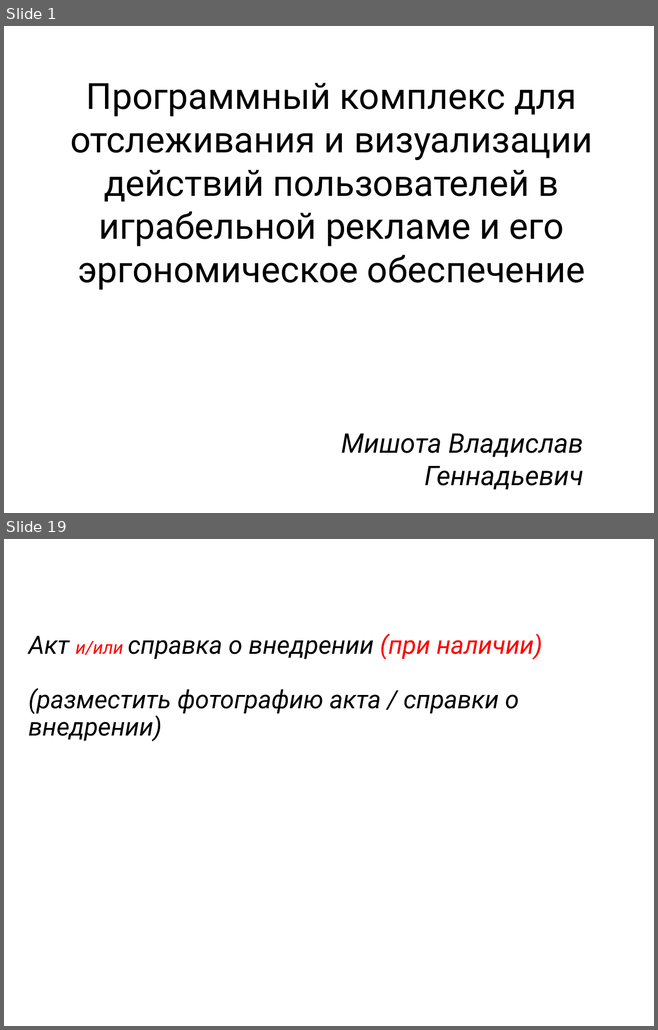
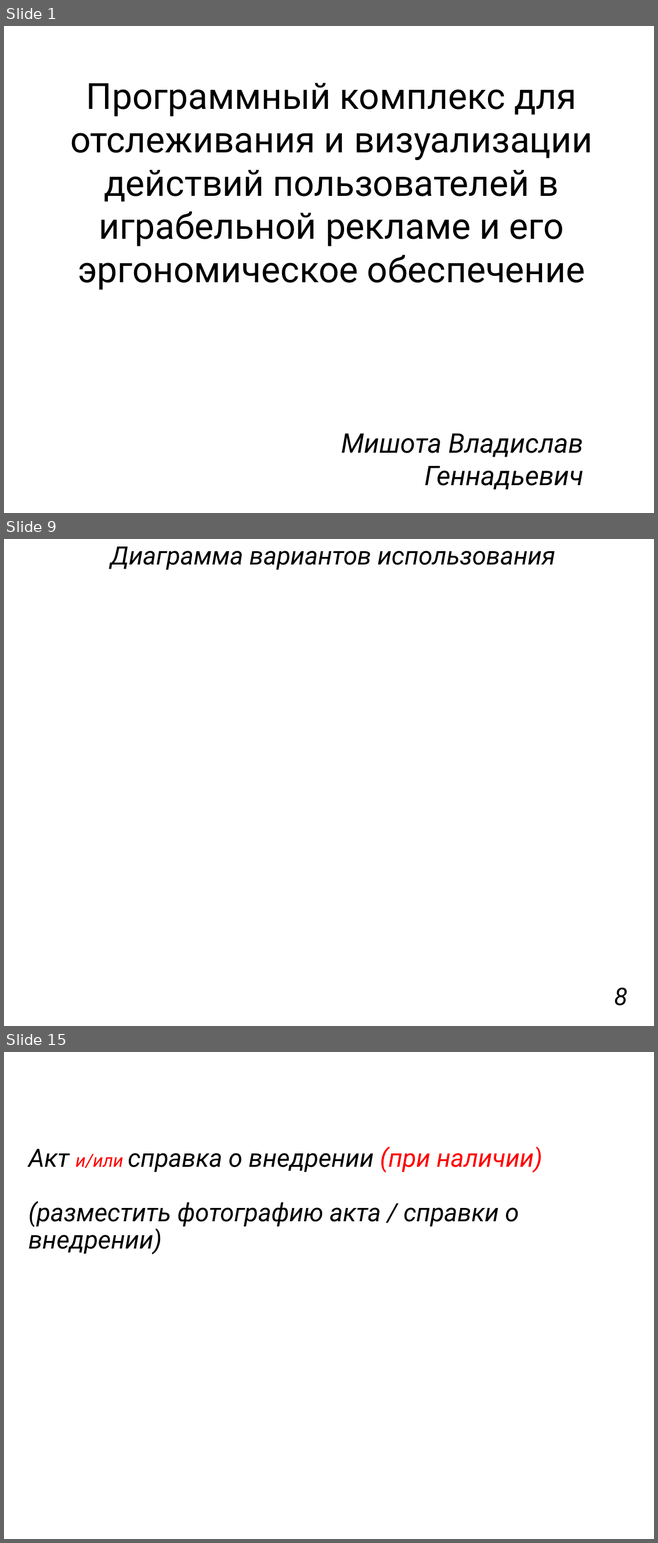
Before and after one commit to Vishota/diplom, a slide deck: презентация.pptx. Shown one above the other, each under a label of ours: slides 1 and 19 before the commit, slides 1, 9 and 15 after it; the slides between them are not shown. The pictures are 658x1030 and 658x1543 pixels, drawn with LibreOffice and Linux fonts; fonts in the diff are those of the drawing. Boxes give left, top, right and bottom in pixels: in the first picture for what was removed or moved away, otherwise in the second. Text is boxed around its words. In the diff, an @@ line names an element or a change of style, - is before the commit and + after.

```diff
--- a/презентация.pptx
+++ b/презентация.pptx
@@ slide 9 added at (4, 539, 654, 1026), background #FFFFFF @@
@@ text added at (110, 547, 555, 570), 28 pt, text #000000, italic @@
+Диаграмма вариантов использования
@@ text added at (614, 987, 627, 1006), 27 pt, text #000000, italic @@
+8
@@ what was slide 19 is now slide 15 @@
```
Also in this commit, not shown: 6 slides changed, 6 other slides added, 11 slides removed, 6 other files.
